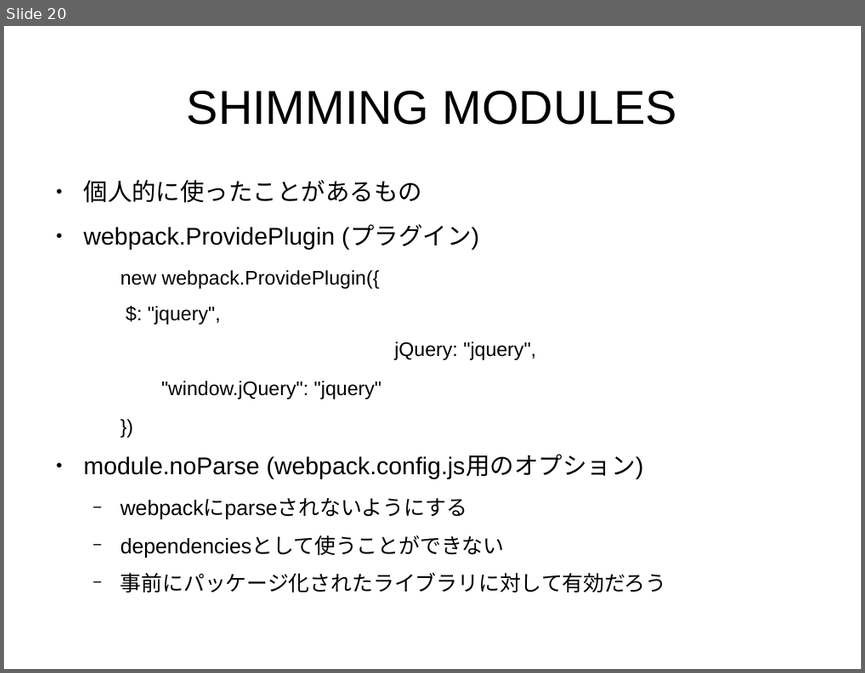
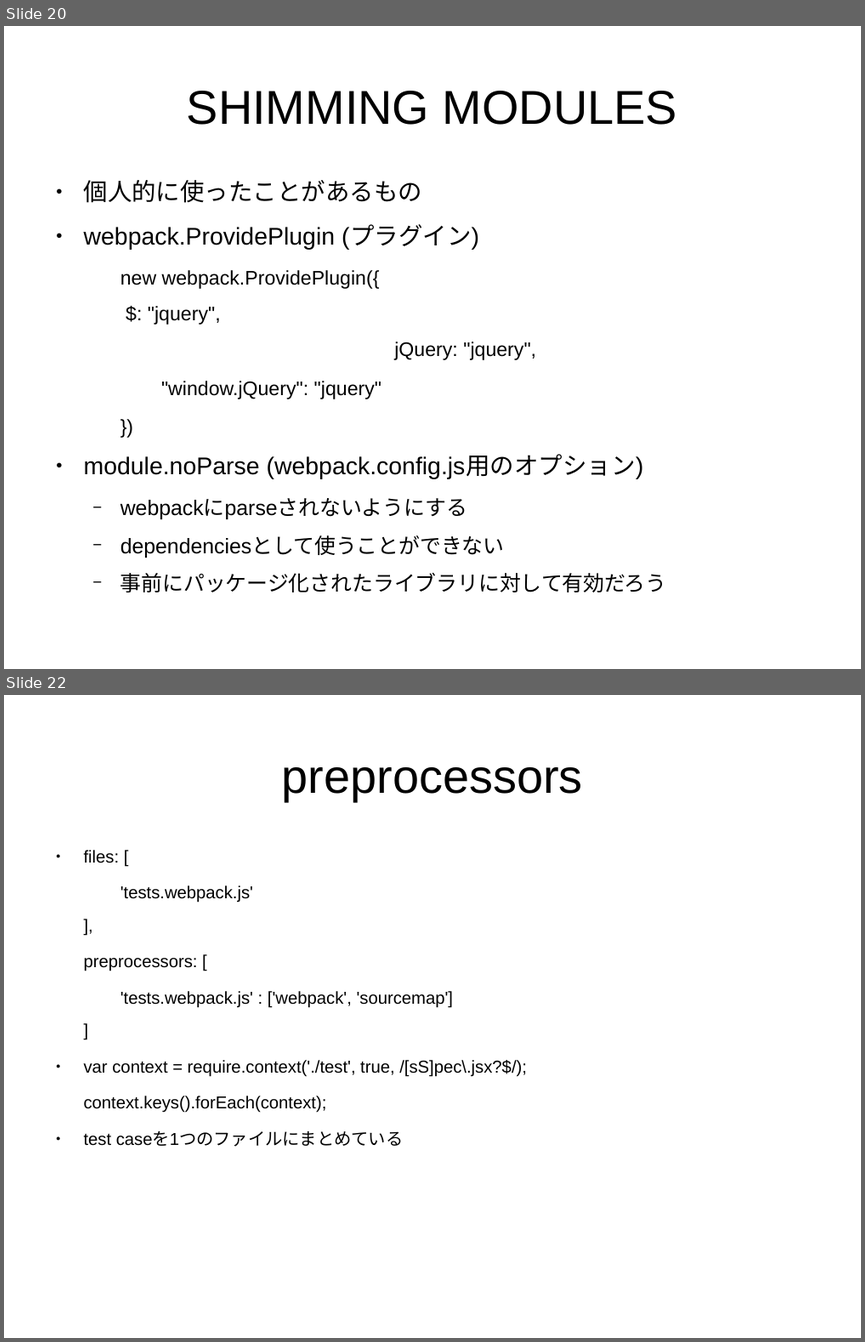
Before and after one commit to sallop/til, a slide deck: webpack入門.odp. Shown one above the other, each under a label of ours: slide 20 before the commit, slides 20 and 22 after it; the slides between them are not shown. The pictures are 865x673 and 865x1342 pixels, drawn with LibreOffice and Linux fonts; fonts in the diff are those of the drawing. Boxes give left, top, right and bottom in pixels: in the first picture for what was removed or moved away, otherwise in the second. Text is boxed around its words. In the diff, an @@ line names an element or a change of style, - is before the commit and + after.

Commit message:
about preprocessors

```diff
--- a/webpack入門.odp
+++ b/webpack入門.odp
@@ slide 22 added at bbox=[4, 695, 861, 1338], background #FFFFFF @@
@@ title added at bbox=[282, 767, 583, 801], 44 pt, text #000000 @@
+preprocessors
@@ text added at bbox=[84, 850, 527, 1146], 16 pt, text #000000 @@
+● files: [
+  'tests.webpack.js'
+],
+preprocessors: [
+  'tests.webpack.js' : ['webpack', 'sourcemap']
+]
+● var context = require.context('./test', true, /[sS]pec\.jsx?$/);
+context.keys().forEach(context);
+● test caseを1つのファイルにまとめている
```
Also in this commit, not shown: 2 slides changed, 1 other slide added, 1 slide removed.
